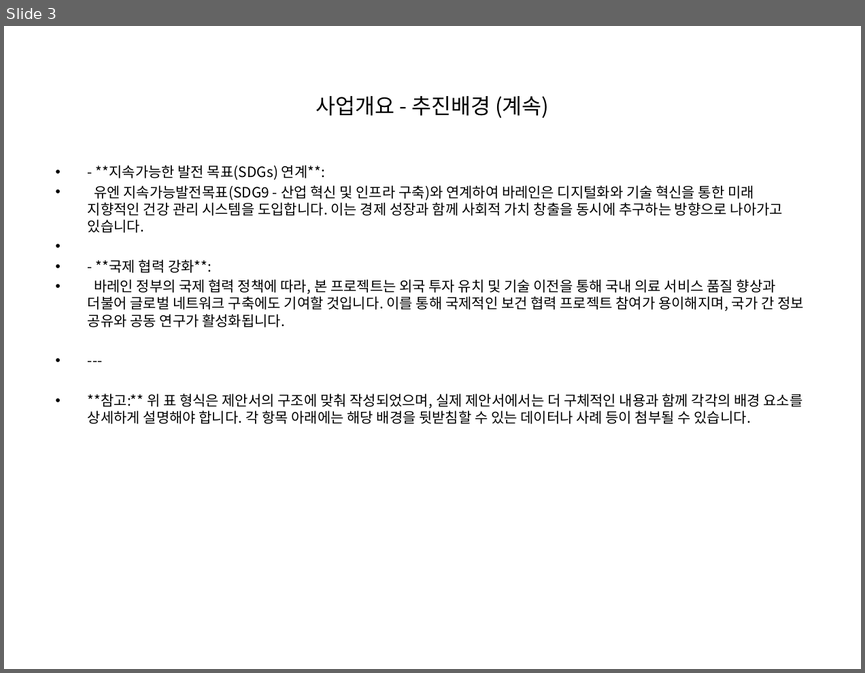
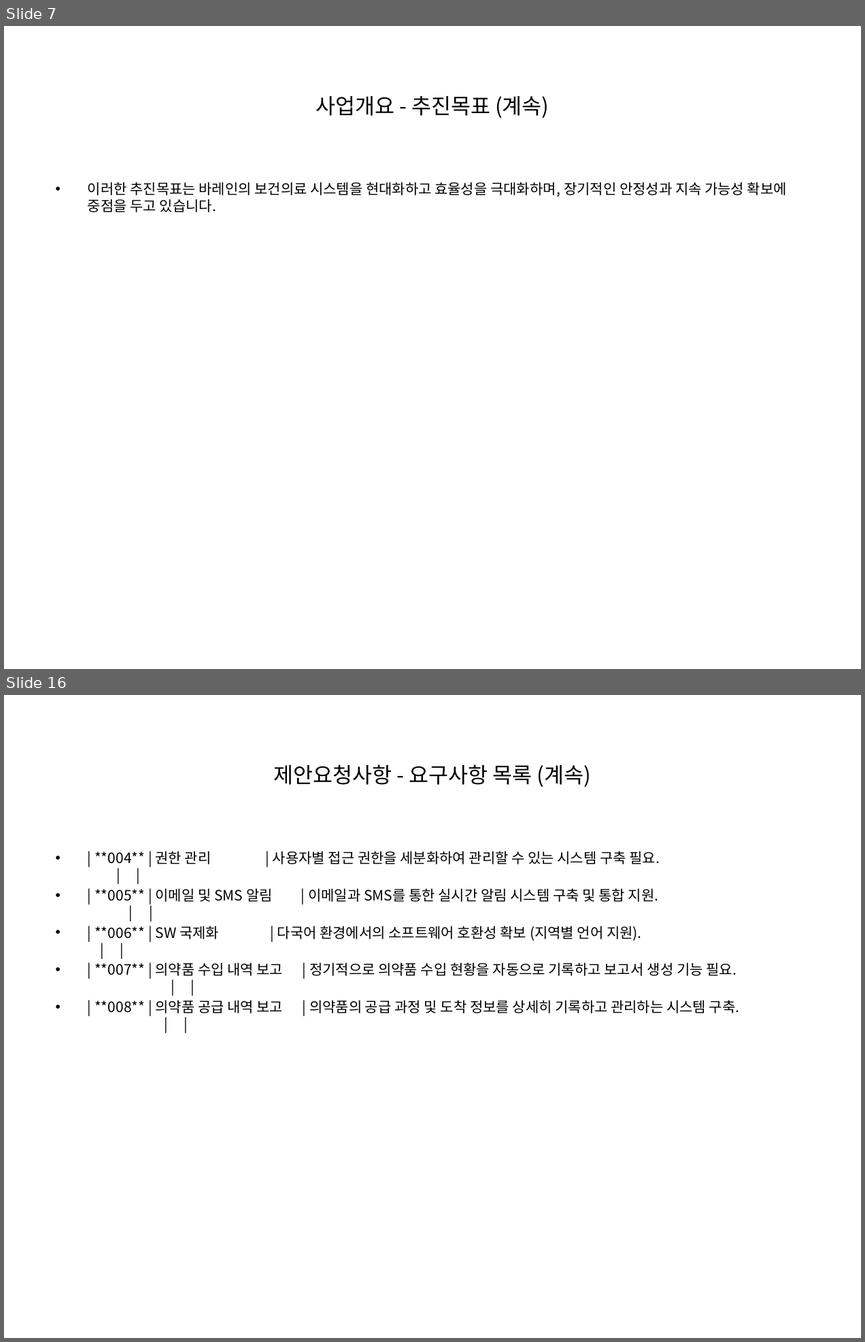
Before and after one commit to anskong/llm_mission, a slide deck: generated_ppt.pptx. Shown one above the other, each under a label of ours: slide 3 before the commit, slides 7 and 16 after it; the slides between them are not shown. The pictures are 865x673 and 865x1342 pixels, drawn with LibreOffice and Linux fonts; fonts in the diff are those of the drawing. Boxes give left, top, right and bottom in pixels: in the first picture for what was removed or moved away, otherwise in the second. Text is boxed around its words. In the diff, an @@ line names an element or a change of style, - is before the commit and + after.

```diff
--- a/generated_ppt.pptx
+++ b/generated_ppt.pptx
@@ slide 16 added at (4,695,861,1338), background #FFFFFF @@
@@ title added at (274,764,591,787), 18 pt, text #000000 @@
+제안요청사항 - 요구사항 목록 (계속)
@@ text added at (94,851,740,1013), 12 pt, text #000000 @@
+• | **004** | 권한 관리 | 사용자별 접근 권한을 세분화하여 관리할 수 있는 시스템 구축 필요. | |
+• | **005** | 이메일 및 SMS 알림 | 이메일과 SMS를 통한 실시간 알림 시스템 구축 및 통합 지원. | |
+• | **006** | SW 국제화 | 다국어 환경에서의 소프트웨어 호환성 확보 (지역별 언어 지원). | |
+• | **007** | 의약품 수입 내역 보고 | 정기적으로 의약품 수입 현황을 자동으로 기록하고 보고서 생성 기능 필요. | |
+• | **008** | 의약품 공급 내역 보고 | 의약품의 공급 과정 및 도착 정보를 상세히 기록하고 관리하는 시스템 구축. | |
@@ what was slide 3 is now slide 7 @@
@@ slide 7 changed as well @@
@@ title at (315,96,549,118): text changed @@
-사업개요 - 추진배경 (계속)
+사업개요 - 추진목표 (계속)
@@ text at (88,182,787,212): text changed @@
-• - **지속가능한 발전 목표(SDGs) 연계**:
-• 유엔 지속가능발전목표(SDG9 - 산업 혁신 및 인프라 구축)와 연계하여 바레인은 디지털화와 기술 혁신을 통한 미래 지향적인 건강 관리 시스템을 도입합니다. 이는 경제 성장과 함께 사회적 가치 창출을 동시에 추구하는 방향으로 나아가고 있습니다.
-• - **국제 협력 강화**:
-• 바레인 정부의 국제 협력 정책에 따라, 본 프로젝트는 외국 투자 유치 및 기술 이전을 통해 국내 의료 서비스 품질 향상과 더불어 글로벌 네트워크 구축에도 기여할 것입니다. 이를 통해 국제적인 보건 협력 프로젝트 참여가 용이해지며, 국가 간 정보 공유와 공동 연구가 활성화됩니다.
-• ---
-• **참고:** 위 표 형식은 제안서의 구조에 맞춰 작성되었으며, 실제 제안서에서는 더 구체적인 내용과 함께 각각의 배경 요소를 상세하게 설명해야 합니다. 각 항목 아래에는 해당 배경을 뒷받침할 수 있는 데이터나 사례 등이 첨부될 수 있습니다.
+• 이러한 추진목표는 바레인의 보건의료 시스템을 현대화하고 효율성을 극대화하며, 장기적인 안정성과 지속 가능성 확보에 중점을 두고 있습니다.
```
Also in this commit, not shown: 2 other slides changed, 18 other slides added, 1 other file.
